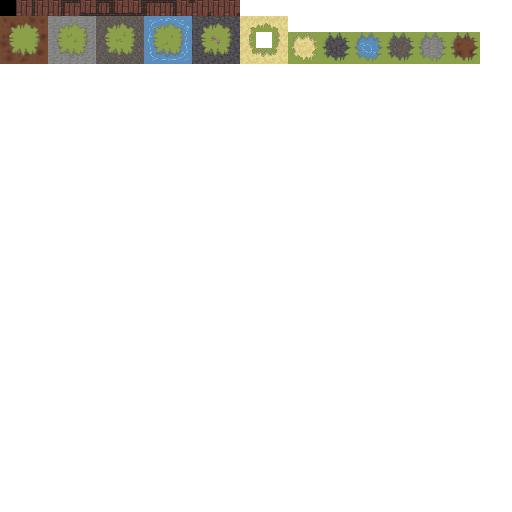
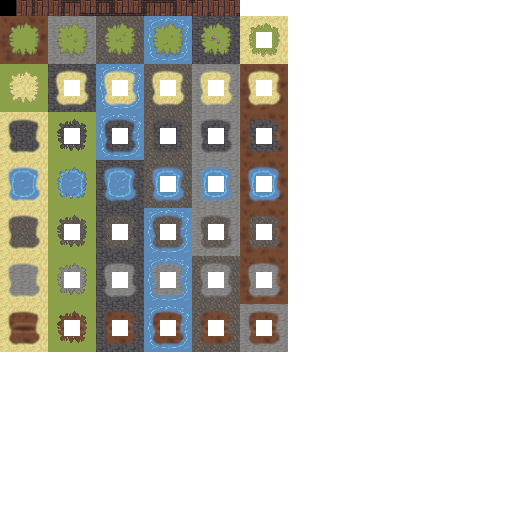
Comparing the layer stacks of the two 512 × 512 images. Changes:
painted on "tilesNew" over [left=0, top=32, right=480, bottom=352]
